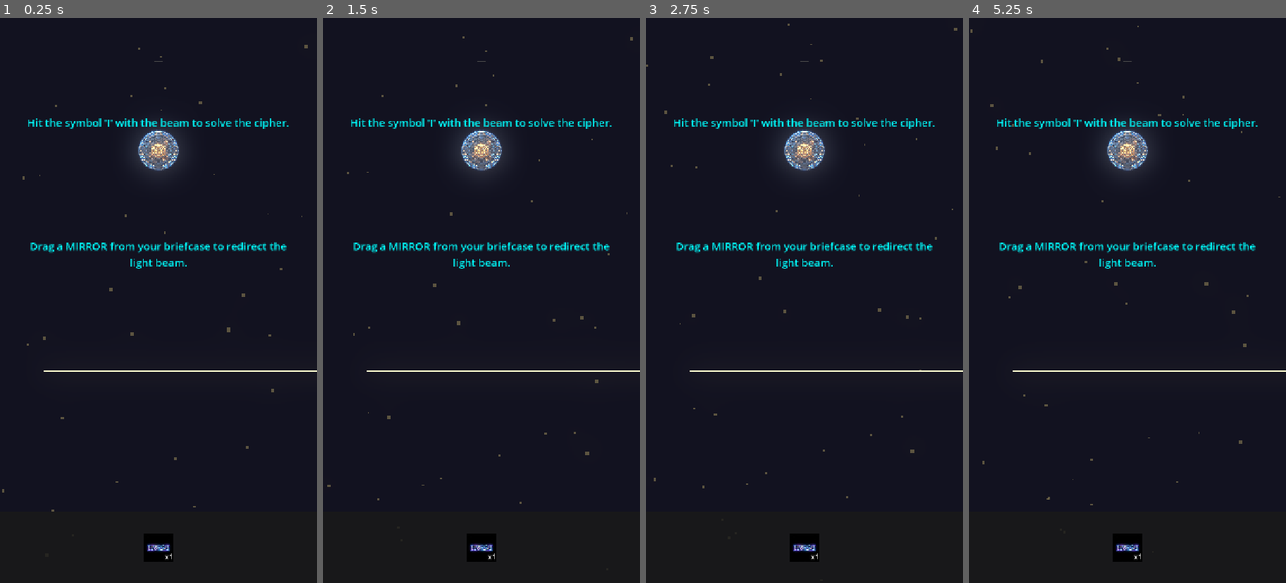
Above: before the commit, frames 1-4 (left to right).
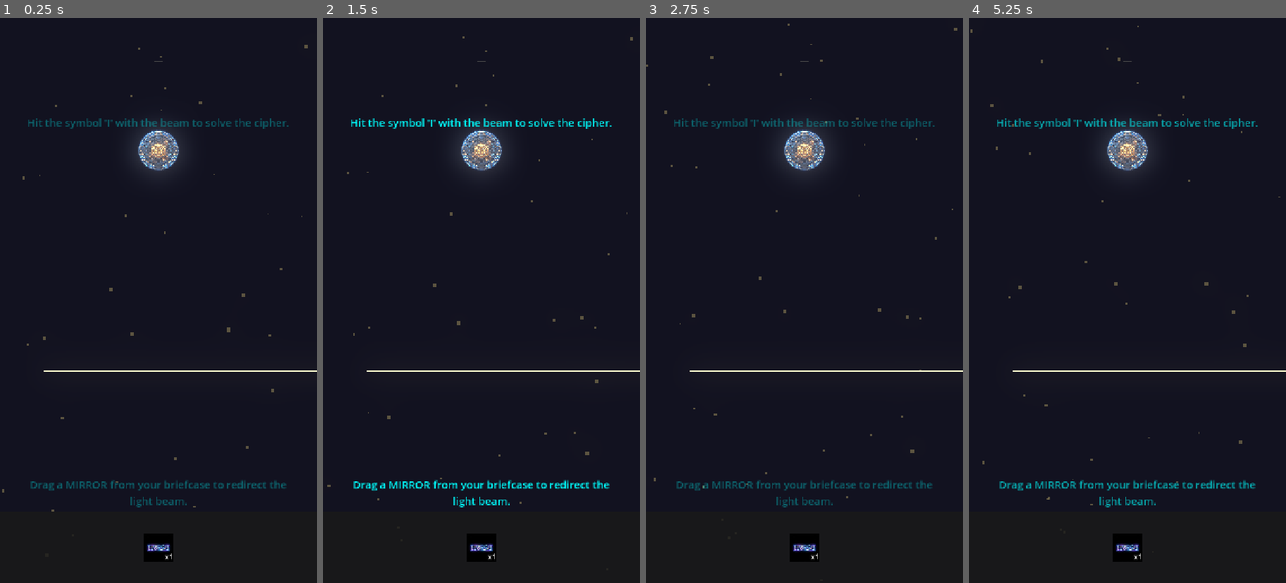
Above: after the commit, the same moments.

Repository: fanioz/solstice-cipher
Game: Godot game, scene res://src/gameplay/level_1.tscn
The game is run twice, just before and just after one commit, with the same random seed, the same clock (stepped at 60 frames per second) and the same inputs. This scene is started directly instead of the project's main scene.
Inputs (mouse positions are in pixels of both pictures, inside the frame that each line leads up to):
- Up to frame 1 (0.25 s): no input
- Up to frame 2 (1.5 s): move the mouse to (551, 272) at 0.52 s; click (551, 272) at 0.67 s; drag from (418, 328) to (481, 147) at 1.27 s
- Up to frame 3 (2.75 s): move the mouse to (836, 176) at 2.02 s; click (836, 176) at 2.17 s
- Up to frame 4 (5.25 s): drag from (1111, 413) to (1032, 215) at 2.77 s; move the mouse to (1222, 385) at 3.52 s; click (1222, 385) at 3.67 s; drag from (1032, 215) to (1127, 147) at 4.27 s; move the mouse to (1143, 300) at 5.02 s; click (1143, 300) at 5.17 s

The runs differ from the first frame. In frame 1, 2.0% of the frame differs, in the area x 8-92%, y 17-87%; in frame 2, 1.6%; in frame 3, 2.0%; in frame 4, 2.0%.

Commit message:
feat(level1): animate tutorial text and reposition above briefcase

Diff:
--- a/src/gameplay/level_1.tscn
+++ b/src/gameplay/level_1.tscn
@@ -6,6 +6,7 @@
 [ext_resource type="PackedScene" uid="uid://splitter_uid" path="res://src/gameplay/splitter.tscn" id="4_splitter"]
 [ext_resource type="PackedScene" uid="uid://cipher_ui_uid" path="res://src/ui/cipher_ui.tscn" id="5_ui"]
 [ext_resource type="Script" path="res://src/gameplay/board_drop_zone.gd" id="6_dropzone"]
+[ext_resource type="Script" path="res://src/ui/tutorial_ui.gd" id="7_tutorial"]
 [ext_resource type="PackedScene" path="res://src/ui/briefcase_ui.tscn" id="7_briefcase"]
 
 [sub_resource type="Environment" id="Environment_glow"]
@@ -64,12 +65,13 @@
 script = ExtResource("6_dropzone")
 
 [node name="TutorialUI" type="CanvasLayer" parent="."]
+script = ExtResource("7_tutorial")
 
 [node name="Instruction1" type="Label" parent="TutorialUI"]
 offset_left = 60.0
-offset_top = 500.0
+offset_top = 1040.0
 offset_right = 660.0
-offset_bottom = 580.0
+offset_bottom = 1100.0
 theme_override_colors/font_color = Color(0, 1, 1, 1)
 theme_override_font_sizes/font_size = 24
 text = "Drag a MIRROR from your briefcase to redirect the light beam."
--- /dev/null
+++ b/src/ui/tutorial_ui.gd
@@ -0,0 +1,9 @@
+extends CanvasLayer
+
+func _ready():
+	for child in get_children():
+		if child is CanvasItem:
+			child.modulate.a = 0.3
+			var tween = create_tween().set_loops()
+			tween.tween_property(child, "modulate:a", 1.0, 1.5).set_trans(Tween.TRANS_SINE).set_ease(Tween.EASE_IN_OUT)
+			tween.tween_property(child, "modulate:a", 0.3, 1.5).set_trans(Tween.TRANS_SINE).set_ease(Tween.EASE_IN_OUT)
